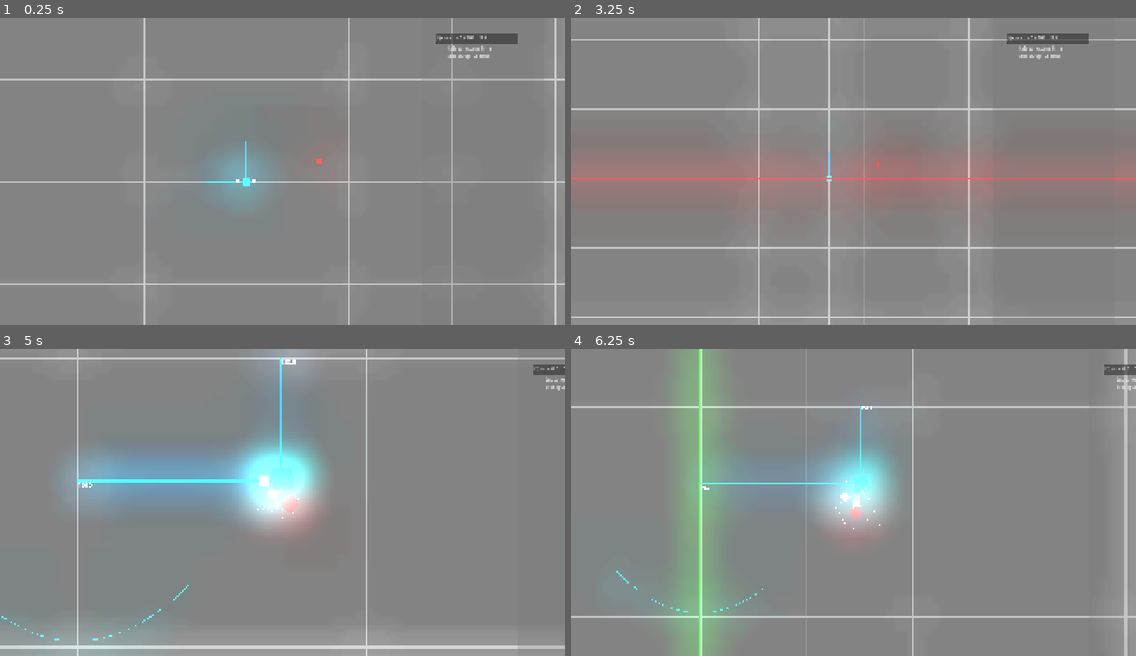
Above: before the commit, frames 1-4 (two rows, left to right).
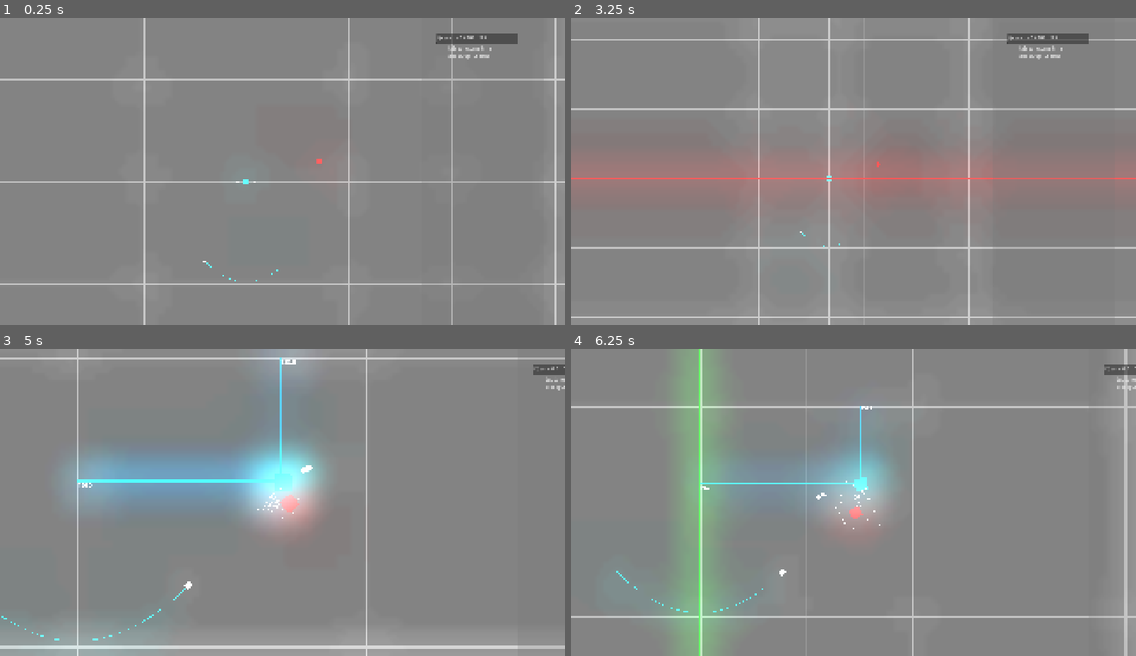
Above: after the commit, the same moments.

Repository: boiiiiiiiii12355/graph-combat
Game: Godot game, scene res://Scenes/game.tscn
The game is run twice, just before and just after one commit, with the same random seed, the same clock (stepped at 60 frames per second) and the same inputs. The engine's default icon, where the game draws it, is replaced by a stand-in: a white triangle on a blue panel in a dark square.
Inputs (mouse positions are in pixels of both pictures, inside the frame that each line leads up to):
- Up to frame 1 (0.25 s): no input
- Up to frame 2 (3.25 s): move the mouse to (977, 156) at 0.52 s; tap Mouse wheel down (zoom in) at 0.6, 2.1 s; move the mouse to (740, 186) at 1.27 s; tap Mouse wheel up (zoom out) at 1.35, 2.85 s; move the mouse to (910, 103) at 2.02 s; move the mouse to (825, 232) at 2.77 s
- Up to frame 3 (5 s): move the mouse to (452, 548) at 3.52 s; tap Mouse wheel down (zoom in) at 3.6 s; tap Tab (pause) at 4.15 s; move the mouse to (113, 456) at 4.27 s; tap Mouse wheel up (zoom out) at 4.35 s
- Up to frame 4 (6.25 s): move the mouse to (881, 502) at 5.02 s; tap Mouse wheel down (zoom in) at 5.1 s; move the mouse to (768, 425) at 5.77 s; tap Mouse wheel up (zoom out) at 5.85 s

The runs differ from the first frame. In frame 1, 0.8% of the frame differs, in the area x 35-50%, y 40-86%; in frame 2, less than 0.1%; in frame 3, 1.7%, in the area x 32-56%, y 31-79%; in frame 4, 1.7%.

Commit message:
physics ragdolling for player

Diff:
--- a/Scenes/path_calc.tscn
+++ b/Scenes/path_calc.tscn
@@ -1,4 +1,6 @@
-[gd_scene load_steps=2 format=3 uid="uid://olbouuixcjs4"]
+[gd_scene load_steps=3 format=3 uid="uid://olbouuixcjs4"]
+
+[ext_resource type="Texture2D" uid="uid://fjq81le8ad0p" path="res://icon.svg" id="1_58riu"]
 
 [sub_resource type="Curve2D" id="Curve2D_rg6wx"]
 _data = {
@@ -11,3 +13,8 @@
 
 [node name="follow_this" type="PathFollow2D" parent="."]
 loop = false
+
+[node name="Icon" type="Sprite2D" parent="follow_this"]
+modulate = Color(18.892157, 18.892157, 18.892157, 1)
+scale = Vector2(0.05, 0.05)
+texture = ExtResource("1_58riu")
--- a/Scenes/player.tscn
+++ b/Scenes/player.tscn
@@ -12,9 +12,10 @@
 size = Vector2(14, 14)
 
 [sub_resource type="RectangleShape2D" id="RectangleShape2D_cvnsp"]
-size = Vector2(20.125, 19.9375)
+size = Vector2(18.0625, 17.96875)
 
 [node name="Player" type="RigidBody2D" node_paths=PackedStringArray("ruler_x", "ruler_y", "player_rig", "graph", "hit_particle_effect", "hit_sound")]
+process_mode = 3
 collision_layer = 2
 collision_mask = 3
 mass = 0.1
--- a/Scenes/player_rig.tscn
+++ b/Scenes/player_rig.tscn
@@ -21,10 +21,10 @@
 }
 
 [sub_resource type="RectangleShape2D" id="RectangleShape2D_nqn4a"]
-size = Vector2(18, 18)
+size = Vector2(15, 15)
 
 [sub_resource type="RectangleShape2D" id="RectangleShape2D_78x28"]
-size = Vector2(8, 8)
+size = Vector2(5, 5)
 
 [sub_resource type="PhysicsMaterial" id="PhysicsMaterial_nqn4a"]
 
@@ -47,9 +47,9 @@
 collision_mask = 5
 
 [node name="R_arm" type="Sprite2D" parent="R_arm"]
-position = Vector2(-3.8146973e-06, 0)
+position = Vector2(-9.536743e-07, 0)
 rotation = 1.5697316
-scale = Vector2(0.09296162, 0.09296162)
+scale = Vector2(0.05, 0.05)
 texture = ExtResource("1_nqn4a")
 region_enabled = true
 region_rect = Rect2(980.237, 140.90356, 100.9422, 100.2413)
@@ -73,7 +73,7 @@
 [node name="L_arm" type="Sprite2D" parent="L_arm"]
 position = Vector2(-3.8146973e-06, 0)
 rotation = 1.5697316
-scale = Vector2(0.09296162, 0.09296162)
+scale = Vector2(0.05, 0.05)
 texture = ExtResource("1_nqn4a")
 region_enabled = true
 region_rect = Rect2(980.237, 140.90356, 100.9422, 100.2413)
@@ -97,8 +97,9 @@
 shape = SubResource("RectangleShape2D_nqn4a")
 
 [node name="BetaSpriteSheet" type="Sprite2D" parent="body"]
+position = Vector2(0, -1.1920929e-07)
 rotation = -0.00064885616
-scale = Vector2(0.038268298, 0.0382683)
+scale = Vector2(0.030701168, 0.030701173)
 skew = 0.0023099184
 texture = ExtResource("1_nqn4a")
 region_enabled = true
--- a/scripts/player.gd
+++ b/scripts/player.gd
@@ -67,12 +67,16 @@
 var L_arm : RigidBody2D
 var body : RigidBody2D
 func check_paused():
-	if paused:
+	if paused == true:
 		R_arm.freeze = true
 		L_arm.freeze = true
+		R_arm.sleeping = true
+		L_arm.sleeping = true
 	else:
 		R_arm.freeze = false
 		L_arm.freeze = false
+		R_arm.sleeping = false
+		L_arm.sleeping = false
 
 @export var player_rig : StaticBody2D
 var anim_player : AnimationPlayer
--- a/scripts/ui.gd
+++ b/scripts/ui.gd
@@ -15,7 +15,7 @@
 		if Input.is_action_just_pressed("pause") and paused == false:
 			paused = true
 			get_tree().paused = true
-			gamemaster.time_speed_set(0)
+			gamemaster.time_speed_set(0.1)
 			anim_player.play("pause")
 
 		elif Input.is_action_just_pressed("pause") and paused == true:
@@ -23,6 +23,7 @@
 			get_tree().paused = false
 			gamemaster.time_speed_set(1)
 			anim_player.play("resume")
+
 	player.paused = paused
 
 @export var anim_player : AnimationPlayer
